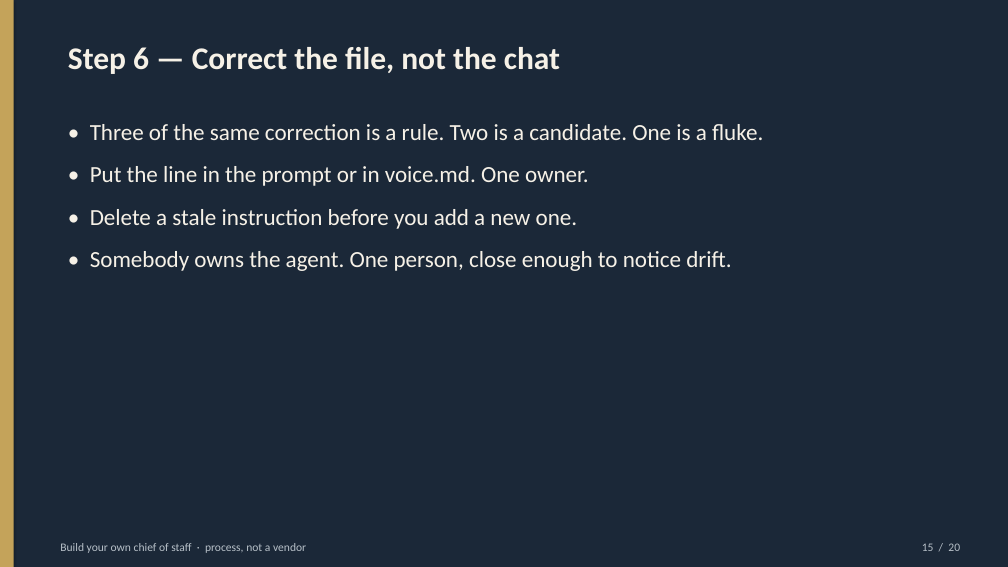
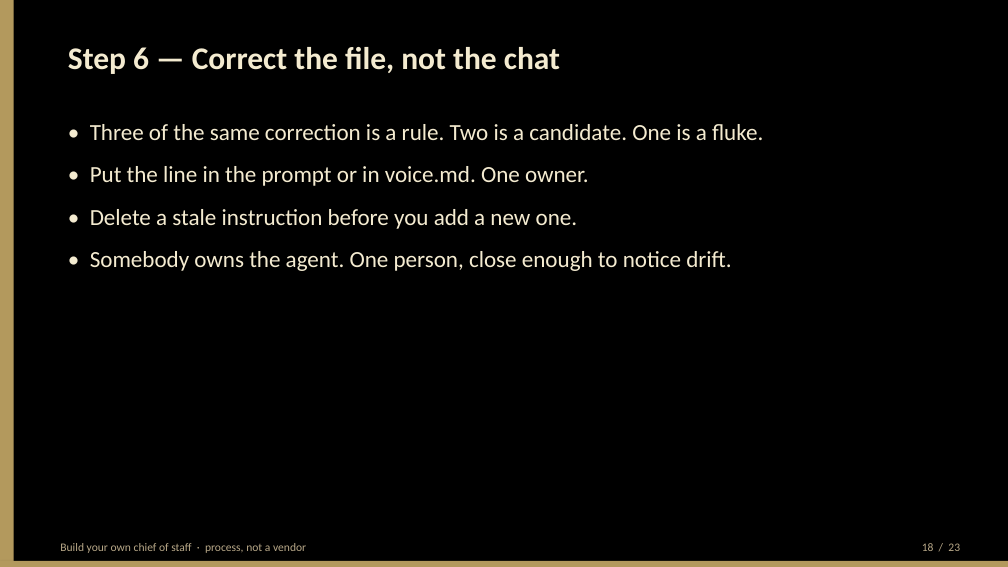
Before and after one commit to BittahCriminal/build-your-own-chief-of-staff, a slide deck: slide 18 of slides/building-your-own-chief-of-staff.pptx (slide 15 before the commit). Drawn at 1008x567 pixels with LibreOffice and Linux fonts; fonts in the diff are those of the drawing. Boxes give left, top, right and bottom in pixels: in the first picture for what was removed or moved away, otherwise in the second. Text is boxed around its words. In the diff, an @@ line names an element or a change of style, - is before the commit and + after.

Commit message:
Add the freeze-and-fail thought process; restyle the deck black and gold.
Nate's stall modes (core-first, blob-as-one-job, false success) become process prompts and three talk slides. Palette is black/gold only — no marks.

```diff
--- a/slides/building-your-own-chief-of-staff.pptx
+++ b/slides/building-your-own-chief-of-staff.pptx
@@ rectangle at bbox=[0, 0, 1008, 567]: fill #1B2838 to #000000 @@
@@ rectangle at bbox=[0, 0, 14, 567]: fill #C4A35A to #B3995D @@
@@ text "Step 6 — Correct the ..." at bbox=[68, 47, 560, 74]: text colour #F6F1E7 to #F4EBD0 @@
@@ text "• Three of the same ..." at bbox=[90, 124, 763, 271]: text colour #F6F1E7 to #F4EBD0 @@
@@ text "Build your own chief of ..." at bbox=[60, 543, 306, 553]: text colour #B7C0C8 to #B8A888 @@
@@ rectangle added at bbox=[0, 561, 1008, 567], fill #B3995D @@
@@ text at bbox=[922, 543, 960, 551]: text changed; text colour #B7C0C8 to #B8A888 @@
-15 / 20
+18 / 23
```
Also in this commit, not shown: 19 other slides changed, 3 slides added, 8 other files.
